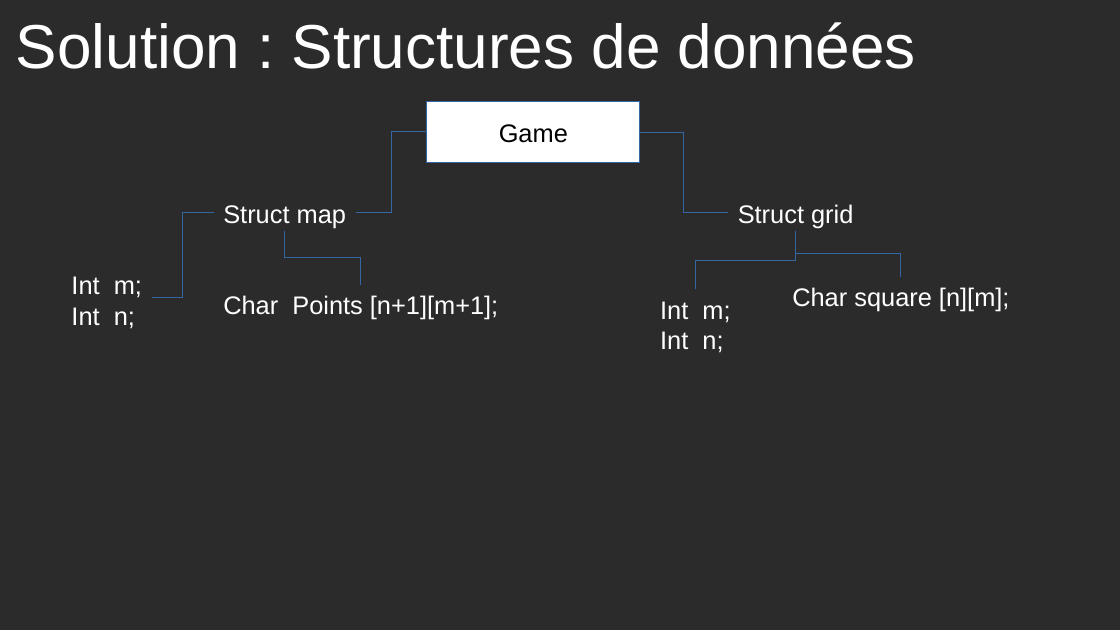
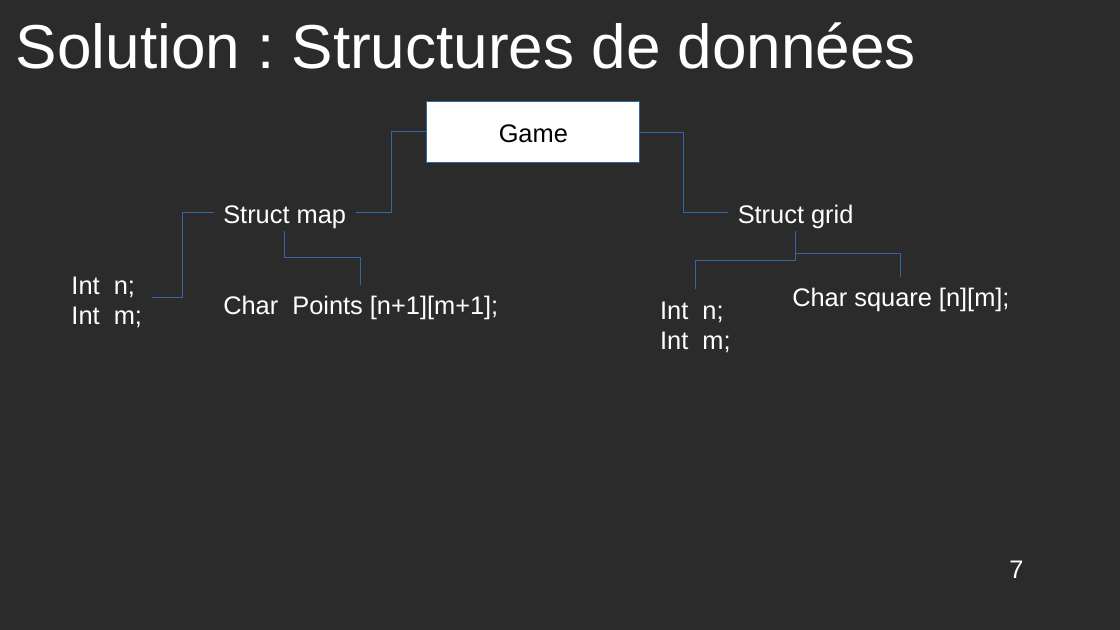
Before and after one commit to Aquaj/slitherlink-solver, a slide deck: slide 7 of slitherlink/doc/Presentation.odp (slide 6 before the commit). Drawn at 1120x630 pixels with LibreOffice and Linux fonts; fonts in the diff are those of the drawing; background and template pictures are left out; a plain dark background stands for a picture behind light text. Boxes give left, top, right and bottom in pixels: in the first picture for what was removed or moved away, otherwise in the second. Text is boxed around its words. In the diff, an @@ line names an element or a change of style, - is before the commit and + after.

```diff
--- a/slitherlink/doc/Presentation.odp
+++ b/slitherlink/doc/Presentation.odp
@@ text at (x1=71, y1=276, x2=135, y2=298): paragraph added @@
+Int n;
@@ text at (x1=71, y1=307, x2=135, y2=329): paragraph removed @@
-Int n;
@@ text at (x1=660, y1=301, x2=723, y2=323): paragraph added @@
+Int n;
@@ text at (x1=660, y1=331, x2=723, y2=353): paragraph removed @@
-Int n;
@@ page number added at (x1=1009, y1=560, x2=1023, y2=578), 18 pt, text #FFFFFF @@
+7
```
Also in this commit, not shown: 15 other slides changed, 5 slides added, 3 slides removed.
